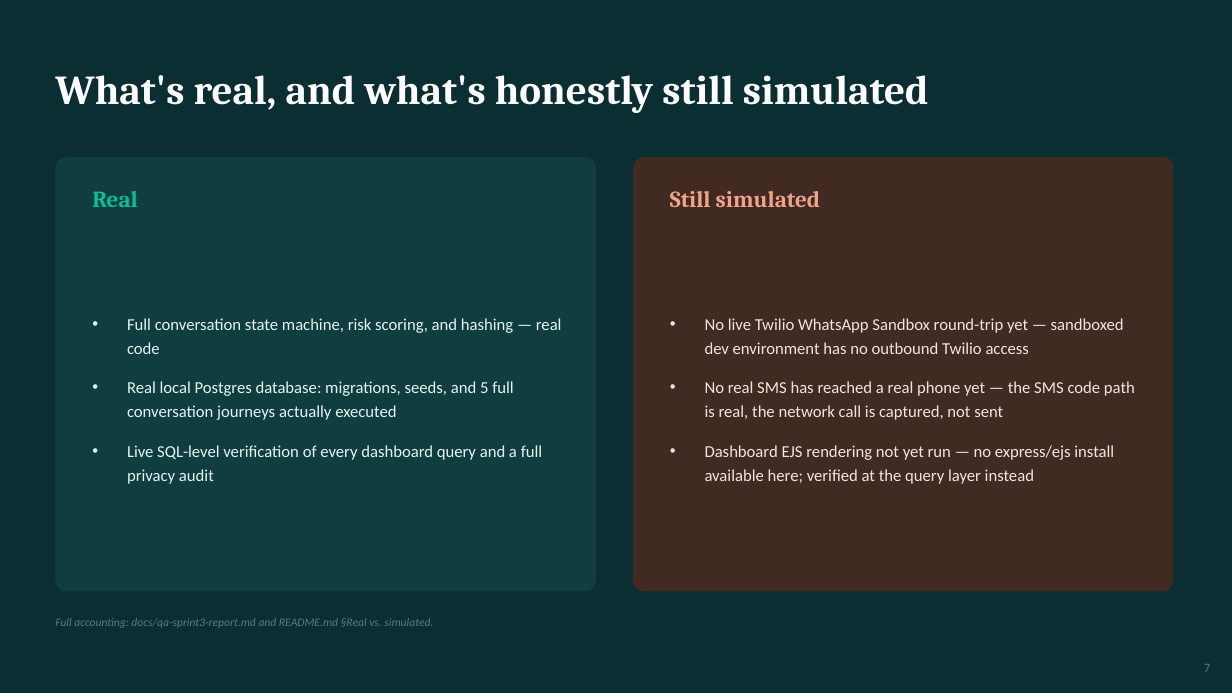
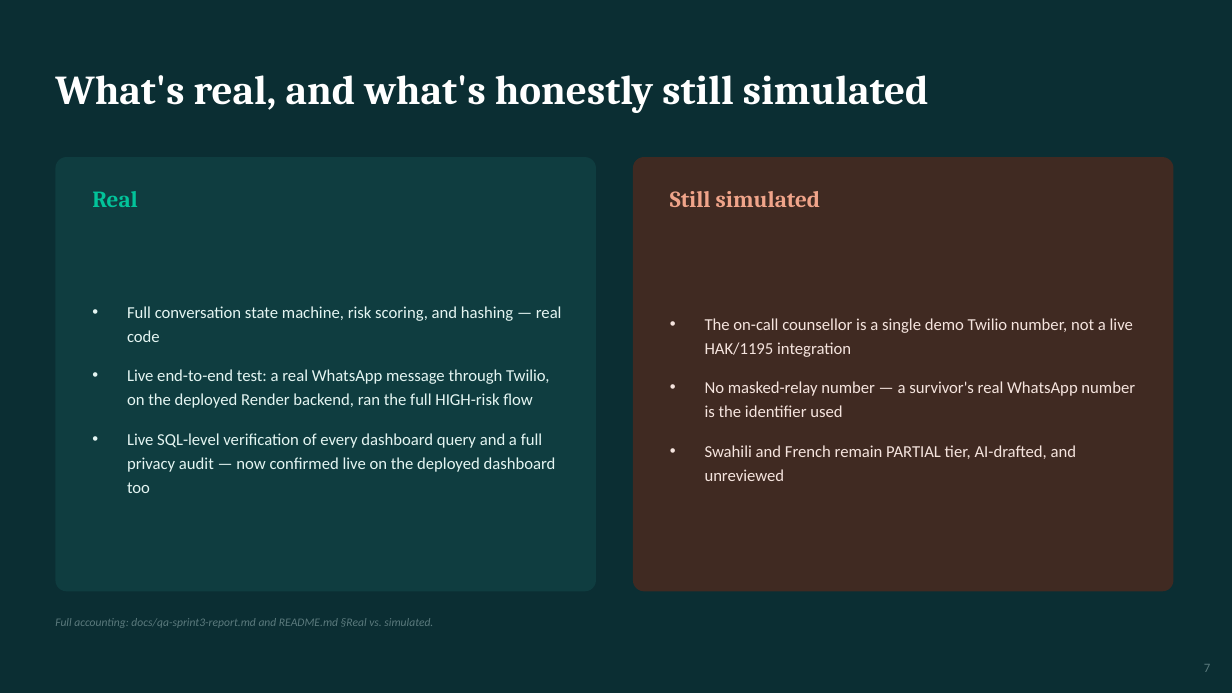
Before and after one commit to Nnouka/vimbiso, a slide deck: slide 7 of submission/vimbiso-pitch-deck.pptx. Drawn at 1232x693 pixels with LibreOffice and Linux fonts; fonts in the diff are those of the drawing. Boxes give left, top, right and bottom in pixels: in the first picture for what was removed or moved away, otherwise in the second. Text is boxed around its words. In the diff, an @@ line names an element or a change of style, - is before the commit and + after.

```diff
--- a/submission/vimbiso-pitch-deck.pptx
+++ b/submission/vimbiso-pitch-deck.pptx
@@ text at [705, 318, 1135, 481]: text changed @@
-• No live Twilio WhatsApp Sandbox round-trip yet — sandboxed dev environment has no outbound Twilio access
-• No real SMS has reached a real phone yet — the SMS code path is real, the network call is captured, not sent
-• Dashboard EJS rendering not yet run — no express/ejs install available here; verified at the query layer instead
+• The on-call counsellor is a single demo Twilio number, not a live HAK/1195 integration
+• No masked-relay number — a survivor's real WhatsApp number is the identifier used
+• Swahili and French remain PARTIAL tier, AI-drafted, and unreviewed
@@ text at [127, 369, 556, 493]: text changed @@
-• Real local Postgres database: migrations, seeds, and 5 full conversation journeys actually executed
-• Live SQL-level verification of every dashboard query and a full privacy audit
+• Live end-to-end test: a real WhatsApp message through Twilio, on the deployed Render backend, ran the full HIGH-risk flow
+• Live SQL-level verification of every dashboard query and a full privacy audit — now confirmed live on the deployed dashboard too
```
Also in this commit, not shown: 2 other slides changed, 2 other files.
